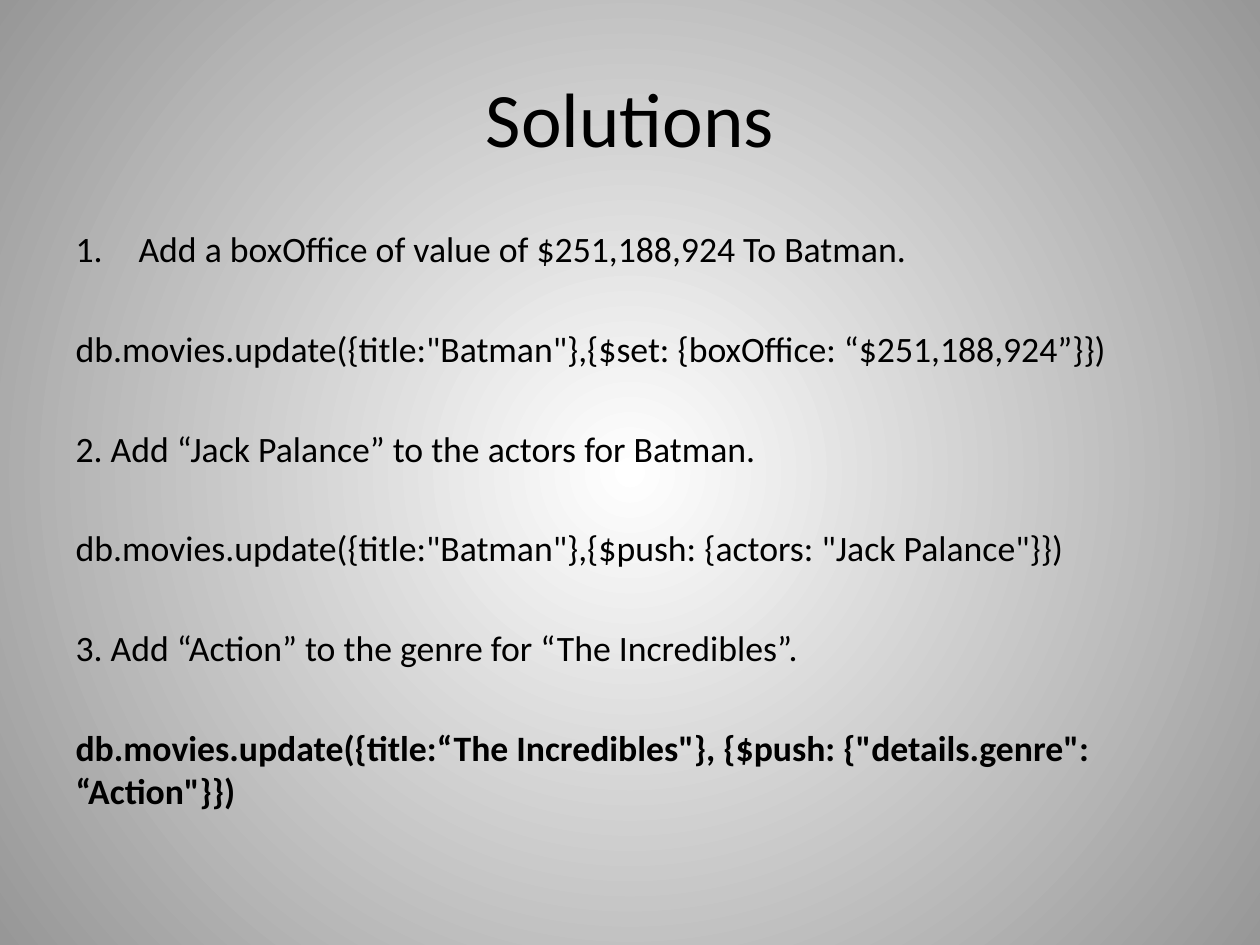
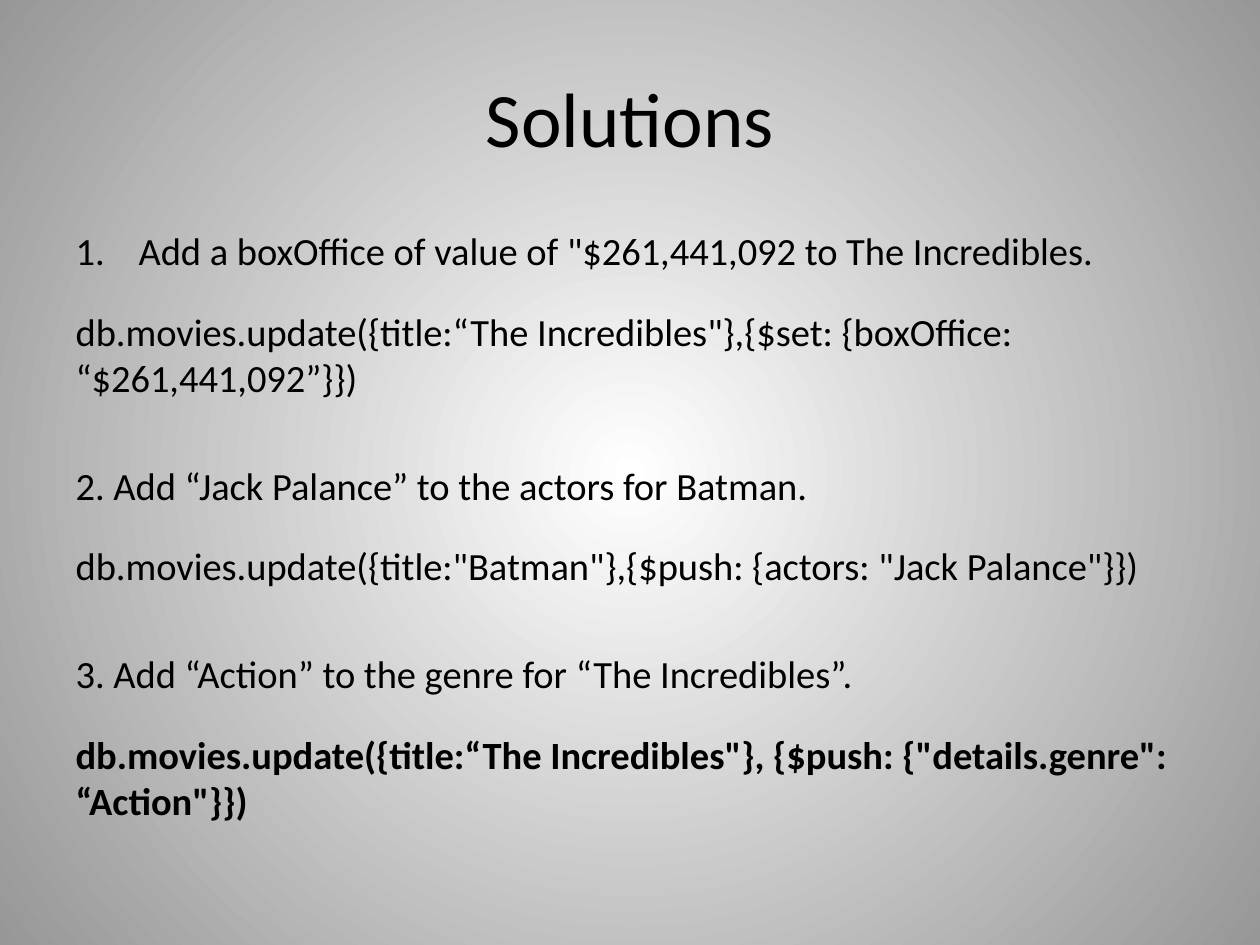
Before and after one commit to dvanvali/mongoDbPresentation, a slide deck: slide 27 of MongoDB.pptx. Drawn at 1260x945 pixels with LibreOffice and Linux fonts; fonts in the diff are those of the drawing. Boxes give left, top, right and bottom in pixels: in the first picture for what was removed or moved away, otherwise in the second. Text is boxed around its words. In the diff, an @@ line names an element or a change of style, - is before the commit and + after.

Commit message:
better solutions

```diff
--- a/MongoDB.pptx
+++ b/MongoDB.pptx
@@ text at [76, 238, 1093, 397]: text changed; size 20.4 to 22 pt @@
-1. Add a boxOffice of value of $251,188,924 To Batman.
-db.movies.update({title:"Batman"},{$set: {boxOffice: “$251,188,924”}})
+1. Add a boxOffice of value of "$261,441,092 to The Incredibles.
+db.movies.update({title:“The Incredibles"},{$set: {boxOffice: “$261,441,092”}})
@@ text at [76, 472, 1166, 821]: size 20.4 to 22 pt in "2. Add “Jack Palance” to the actors ...", "db.movies.update({title:"Batman"},{$push: {actors: "Jack Pal ...", "3. Add “Action” to the genre for ...", "db.movies.update({title:“The Incredibles"}, {$push: {"detail ..." @@
```
Also in this commit, not shown: 12 other slides changed, 1 other file.
